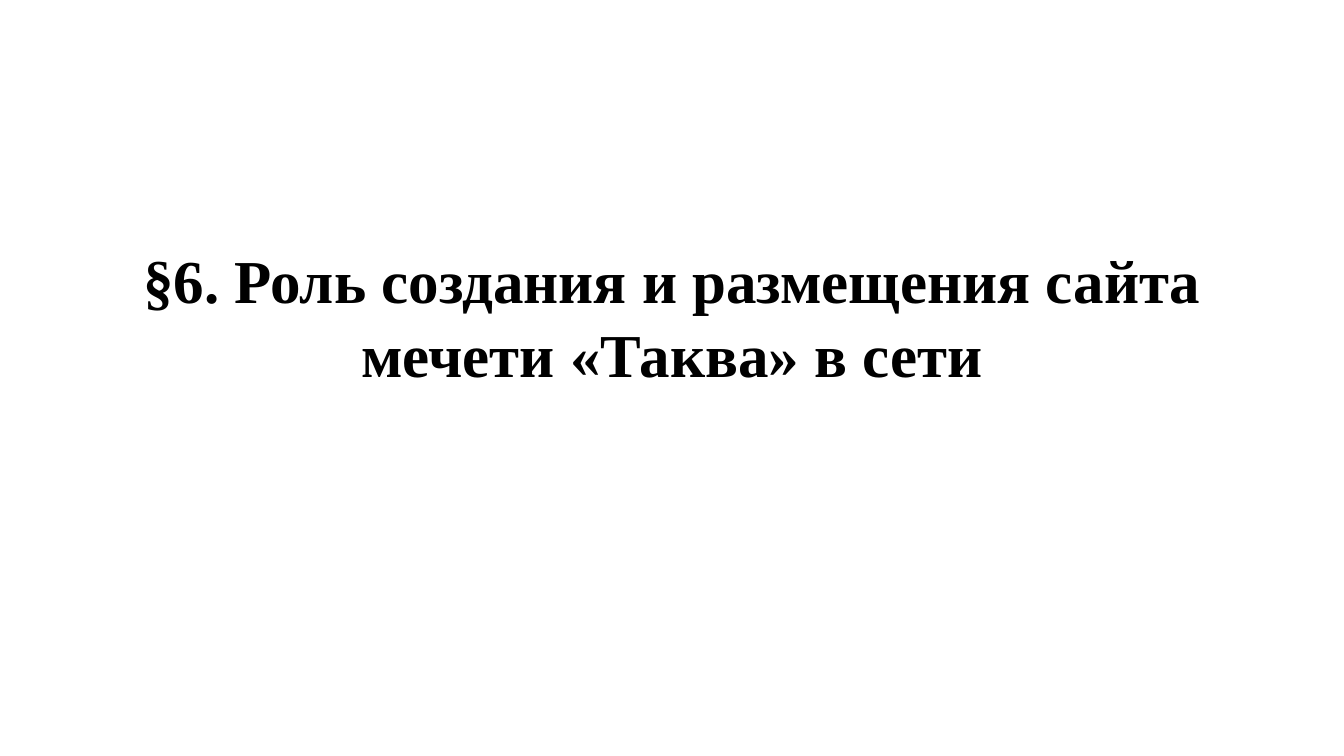
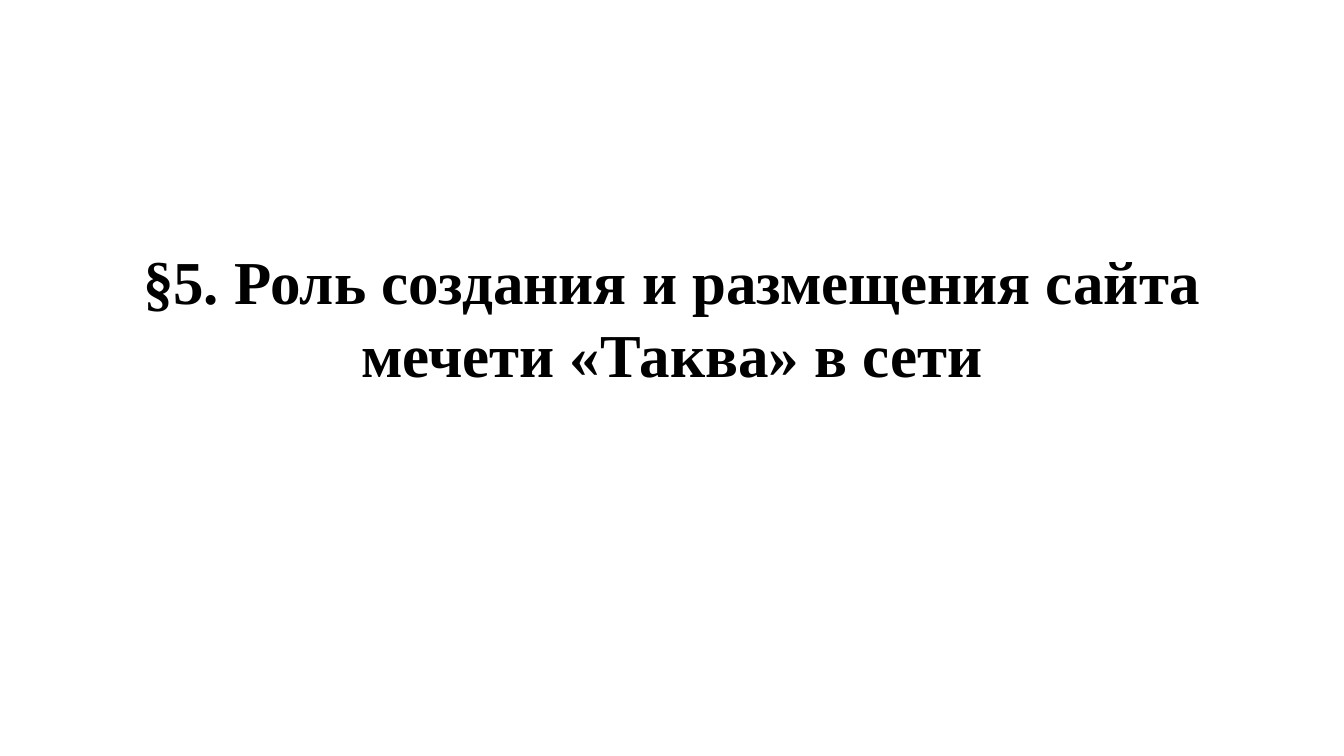
Before and after one commit to SibayMaktay/DocsFile_Sibay, a slide deck: slide 16 of НугумановМА_создание_сайта.pptx. Drawn at 1344x756 pixels with LibreOffice and Linux fonts; fonts in the diff are those of the drawing; background and template pictures are left out. Boxes give left, top, right and bottom in pixels: in the first picture for what was removed or moved away, otherwise in the second. Text is boxed around its words. In the diff, an @@ line names an element or a change of style, - is before the commit and + after.

```diff
--- a/НугумановМА_создание_сайта.pptx
+++ b/НугумановМА_создание_сайта.pptx
@@ text at (x1=143, y1=262, x2=1200, y2=378): text changed @@
-§6. Роль создания и размещения сайта мечети «Таква» в сети
+§5. Роль создания и размещения сайта мечети «Таква» в сети
```
Also in this commit, not shown: 4 other slides changed, 2 slides added, 3 slides removed, 1 other file.
